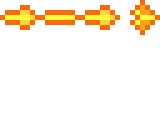
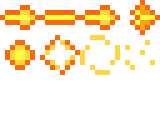
Revision of a layered 160px x 140px image; what changed, layer by layer:
added layer "Wklejona warstwa. kopia #2" above "Wklejona warstwa. kopia #1" over [125, 40, 155, 70]
added layer "Wklejona warstwa. kopia #1" above "Wklejona warstwa. kopia" over [80, 35, 120, 75]
added layer "Wklejona warstwa. kopia" above "Wklejona warstwa" over [40, 35, 80, 75]
added layer "Wklejona warstwa" above "bullets.png" over [5, 40, 35, 70]
